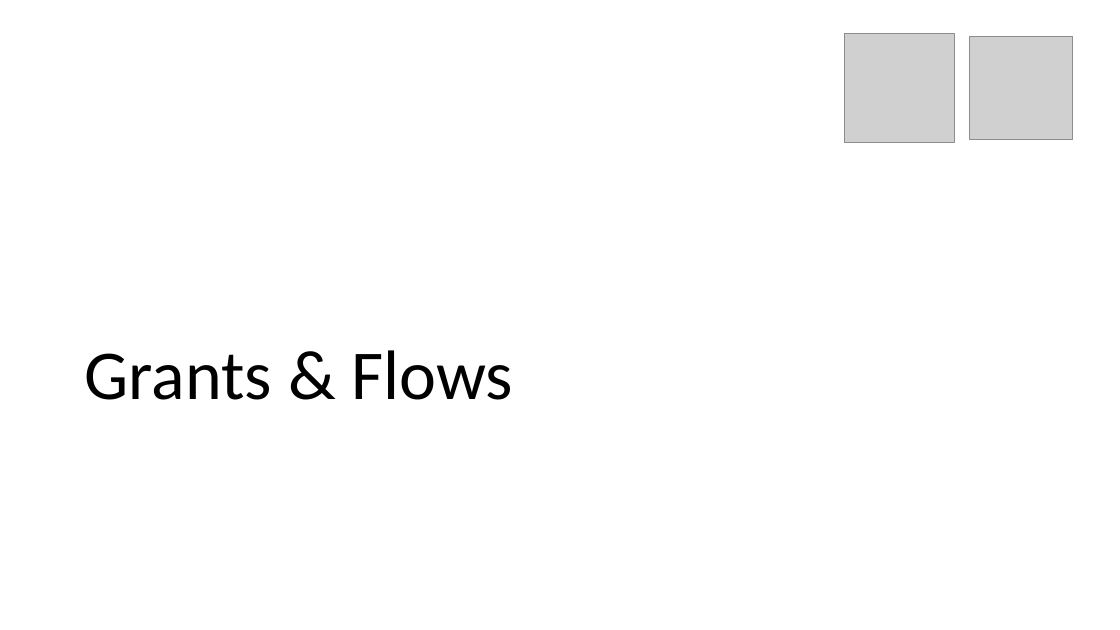
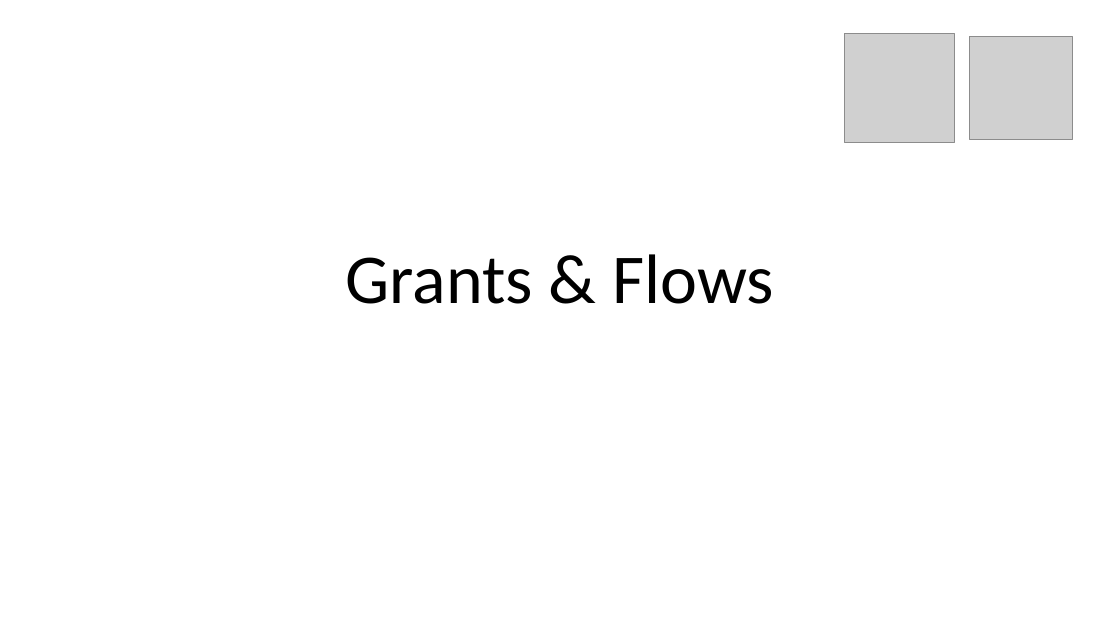
Before and after one commit to danielwagn3r/openid-workshop, a slide deck: slide 32 of OpenID Connect & OAuth.pptx (slide 30 before the commit). Drawn at 1120x630 pixels with LibreOffice and Linux fonts; fonts in the diff are those of the drawing; grey boxes stand for pictures. Boxes give left, top, right and bottom in pixels: in the first picture for what was removed or moved away, otherwise in the second. Text is boxed around its words. In the diff, an @@ line names an element or a change of style, - is before the commit and + after.

```diff
--- a/OpenID Connect & OAuth.pptx
+++ b/OpenID Connect & OAuth.pptx
@@ title "Grants & Flows": place and size @@
-title "Grants & Flows" at (85, 350, 514, 400)
+title "Grants & Flows" at (346, 254, 774, 304)
@@ title "Grants & Flows" at (346, 254, 774, 304): alignment left to centre @@
```
Also in this commit, not shown: 4 other slides changed, 3 slides added, 1 slide removed.
